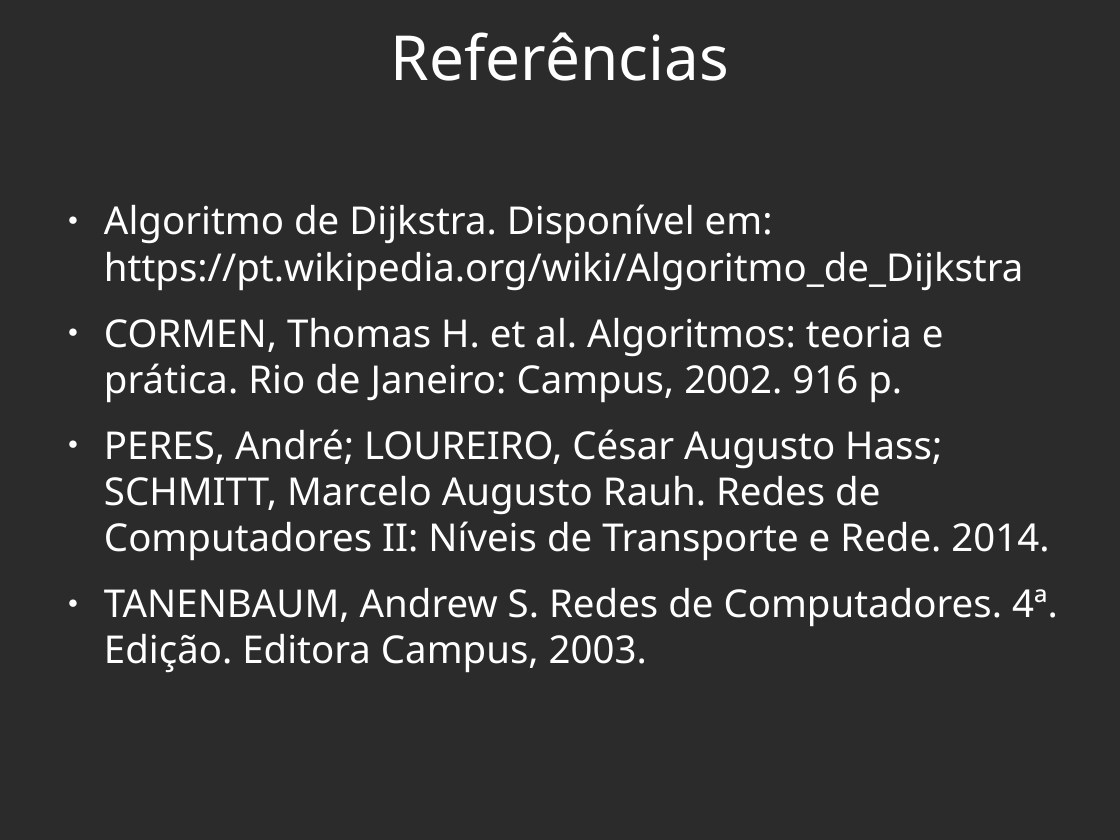
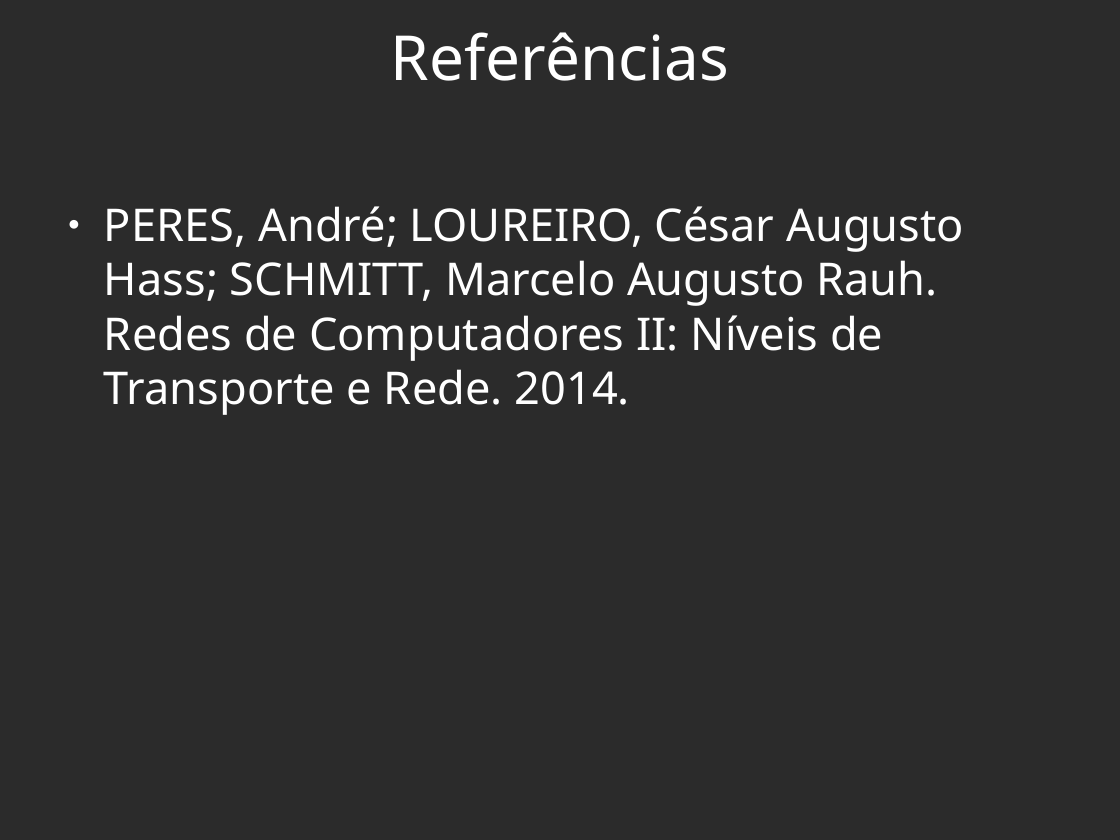
Before and after one commit to viniciusalveshax/aulas, a slide deck: slide 14 of redes-2/pdf12-roteadores4-rotas-dinamicas2/pdf12-roteadores4-rotas-dinamicas2.odp (slide 25 before the commit). Drawn at 1120x840 pixels with LibreOffice and Linux fonts; fonts in the diff are those of the drawing; background and template pictures are left out; a plain dark background stands for a picture behind light text. Boxes give left, top, right and bottom in pixels: in the first picture for what was removed or moved away, otherwise in the second. Text is boxed around its words. In the diff, an @@ line names an element or a change of style, - is before the commit and + after.

```diff
--- a/redes-2/pdf12-roteadores4-rotas-dinamicas2/pdf12-roteadores4-rotas-dinamicas2.odp
+++ b/redes-2/pdf12-roteadores4-rotas-dinamicas2/pdf12-roteadores4-rotas-dinamicas2.odp
@@ text "PERES, André; LOUREIRO, César Augusto ..." at [104,206,964,415]: size 27.2 to 32 pt @@
@@ text at [104,204,1023,403]: paragraphs removed @@
-● Algoritmo de Dijkstra. Disponível em: https://pt.wikipedia.org/wiki/Algoritmo_de_Dijkstra
-● CORMEN, Thomas H. et al. Algoritmos: teoria e prática. Rio de Janeiro: Campus, 2002. 916 p.
@@ text at [104,588,1058,673]: paragraph removed @@
-● TANENBAUM, Andrew S. Redes de Computadores. 4ª. Edição. Editora Campus, 2003.
```
Also in this commit, not shown: 3 other slides changed, 9 slides added, 20 slides removed, 3 other files.
